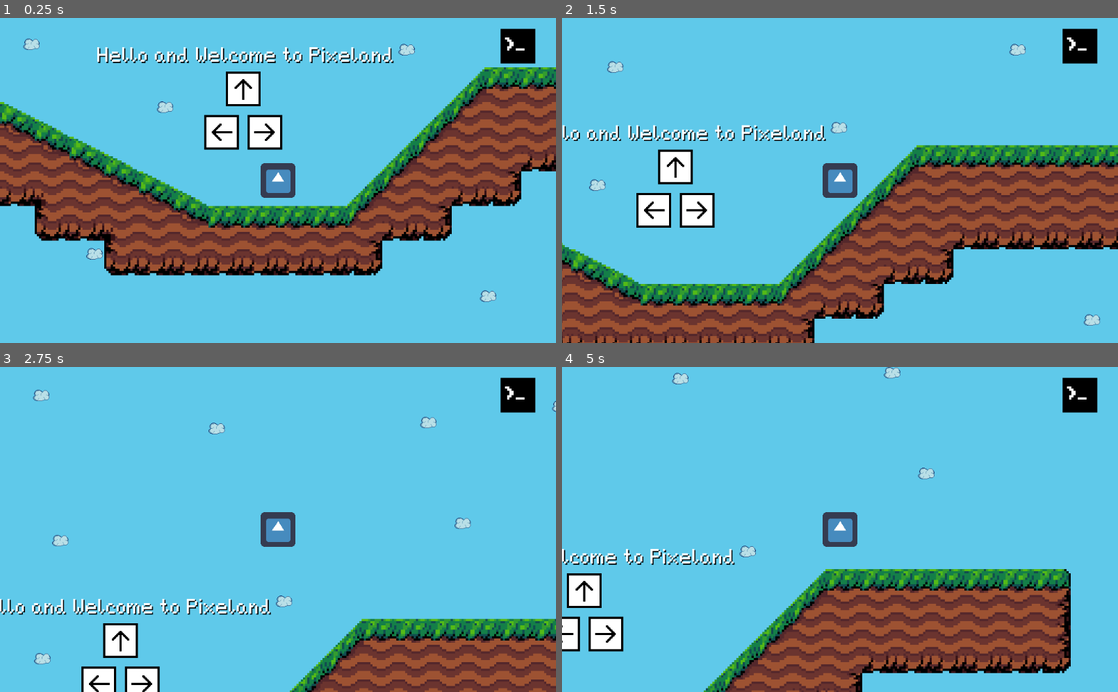
Above: before the commit, frames 1-4 (two rows, left to right).
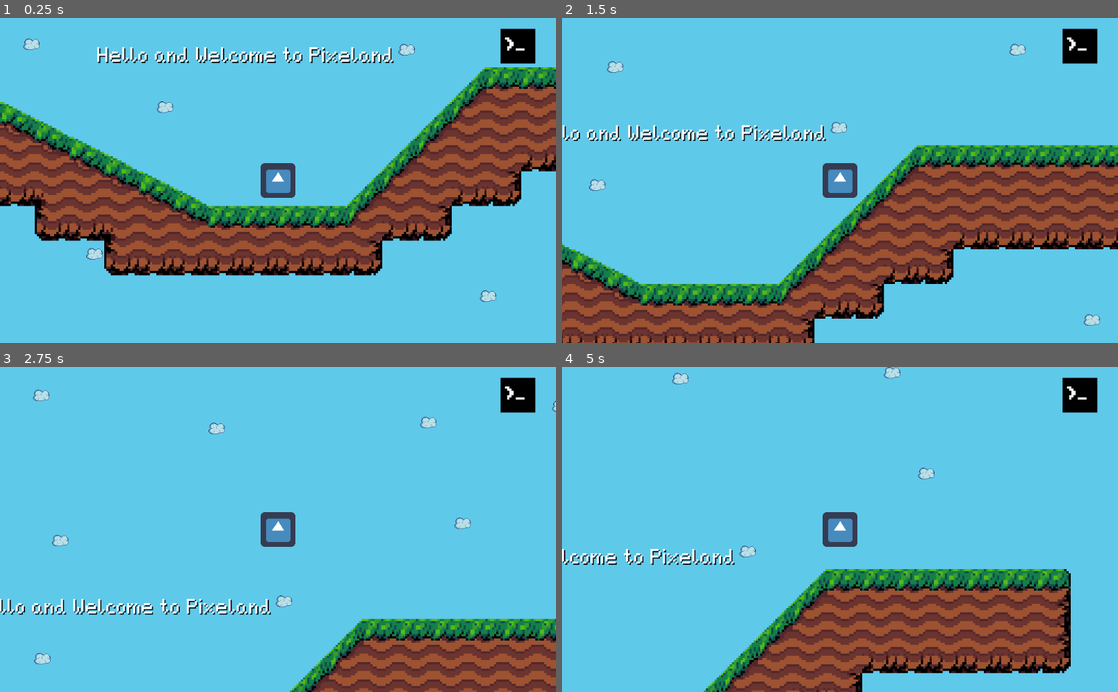
Above: after the commit, the same moments.

Repository: Tri-C-Games/CCC-Jam
Game: Godot game, scene res://World/Tutorial/Tutorial.tscn
The game is run twice, just before and just after one commit, with the same random seed, the same clock (stepped at 60 frames per second) and the same inputs. The engine's default icon, where the game draws it, is replaced by a stand-in: a white triangle on a blue panel in a dark square.
Inputs:
- Up to frame 1 (0.25 s): no input
- Up to frame 2 (1.5 s): hold W (jump) 0.53-1.28 s; hold D (move_right) from 0.53 s (still down); tap W (jump) at 1.35 s
- Up to frame 3 (2.75 s): tap W (jump) at 1.52, 1.82 s; release D (move_right) at 2.03 s; hold A (move_left) from 2.03 s (still down); hold W (jump) from 2.03 s (still down)
- Up to frame 4 (5 s): release A (move_left) at 2.78 s; release W (jump) at 2.78 s; hold D (move_right) 2.78-4.28 s; tap W (jump) at 2.85, 3.02, 3.32, 4.35, 4.52, 4.82 s; hold W (jump) 3.53-4.28 s; hold A (move_left) from 4.28 s (still down)

The runs differ from the first frame. In frame 1, 2.1% of the frame differs, in the area x 36-51%, y 16-41%; in frame 2, 2.0%; in frame 3, 1.7%; in frame 4, 1.7%.

Commit message:
Add the Player Fly Command

Diff:
--- a/Player/Scripts/Player.gd
+++ b/Player/Scripts/Player.gd
@@ -43,8 +43,13 @@
 	velocity.x += input_velocity * acc
 
 	jump_pressed = false
-	if Input.is_action_pressed("jump"):
-		jump_pressed = true
+	if global.player_fly == "false":
+		if Input.is_action_pressed("jump"):
+			jump_pressed = true
+
+	if global.player_fly == "true":
+		if Input.is_action_pressed("jump"):
+			velocity.y -= 10
 
 func movement(delta):
 	if not is_on_floor():
--- a/UI/Hacking/Hacking GUI.gd
+++ b/UI/Hacking/Hacking GUI.gd
@@ -12,7 +12,8 @@
 	"set" : 3,
 	"get" : 2,
 	"exit" : 1,
-	"restart" : 1
+	"restart" : 1,
+	"fly" : 2,
 }
 
 
--- a/World/Tutorial/Tutorial.tscn
+++ b/World/Tutorial/Tutorial.tscn
@@ -1,11 +1,8 @@
-[gd_scene load_steps=46 format=2]
+[gd_scene load_steps=43 format=2]
 
 [ext_resource path="res://Player/Scenes/Player.tscn" type="PackedScene" id=1]
 [ext_resource path="res://Tiles/Tile Sheet.png" type="Texture" id=2]
 [ext_resource path="res://Font/pixeljosh6.ttf" type="DynamicFontData" id=3]
-[ext_resource path="res://Sprites/Tutorial/Up.png" type="Texture" id=4]
-[ext_resource path="res://Sprites/Tutorial/Right.png" type="Texture" id=5]
-[ext_resource path="res://Sprites/Tutorial/Left.png" type="Texture" id=6]
 [ext_resource path="res://World/Sky/Sky.tscn" type="PackedScene" id=7]
 
 [sub_resource type="ConvexPolygonShape2D" id=1]
@@ -498,21 +495,6 @@
 "_edit_use_anchors_": false
 }
 
-[node name="Sprites" type="Node2D" parent="."]
-light_mask = 2
-
-[node name="Left" type="Sprite" parent="Sprites"]
-position = Vector2( -104, -72 )
-texture = ExtResource( 6 )
-
-[node name="Right" type="Sprite" parent="Sprites"]
-position = Vector2( -24, -72 )
-texture = ExtResource( 5 )
-
-[node name="Up" type="Sprite" parent="Sprites"]
-position = Vector2( -64, -152 )
-texture = ExtResource( 4 )
-
 [node name="Player" parent="." instance=ExtResource( 1 )]
 light_mask = 3
 acc_curve = SubResource( 37 )
--- a/global.gd
+++ b/global.gd
@@ -8,6 +8,7 @@
 
 # Player
 # Movement
+var player_fly = "false"
 var player_max_speed = "600"
 var player_max_acc = "70"
 var player_max_friction = "60"
